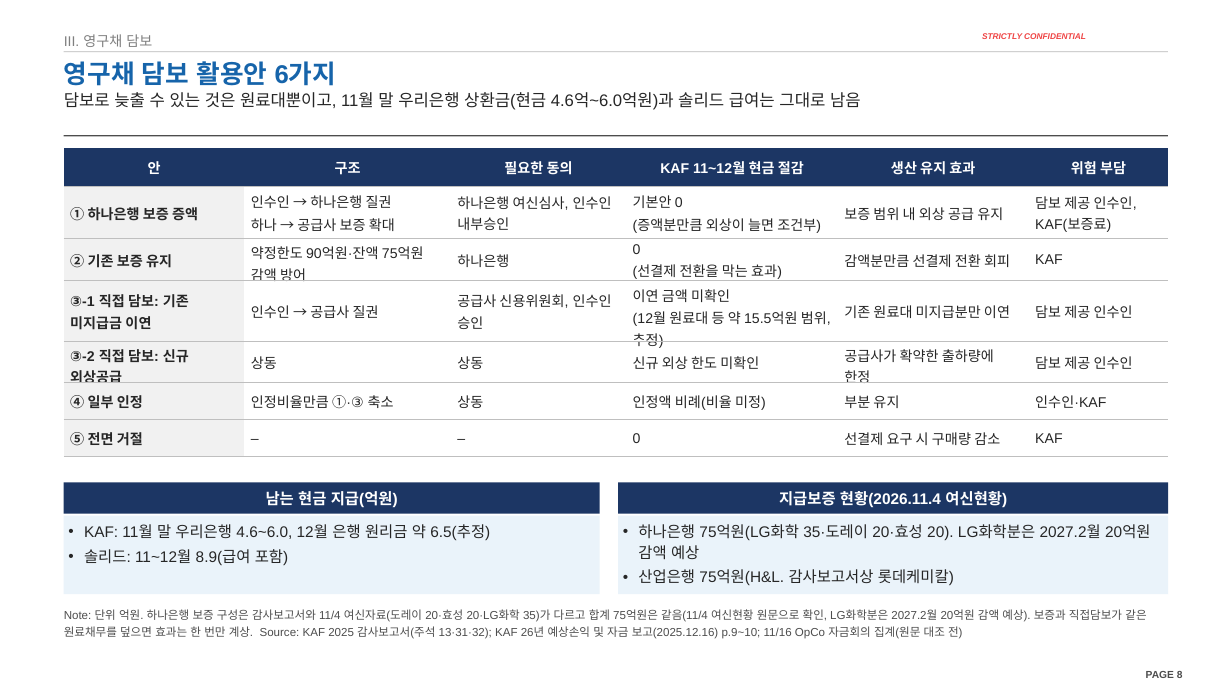
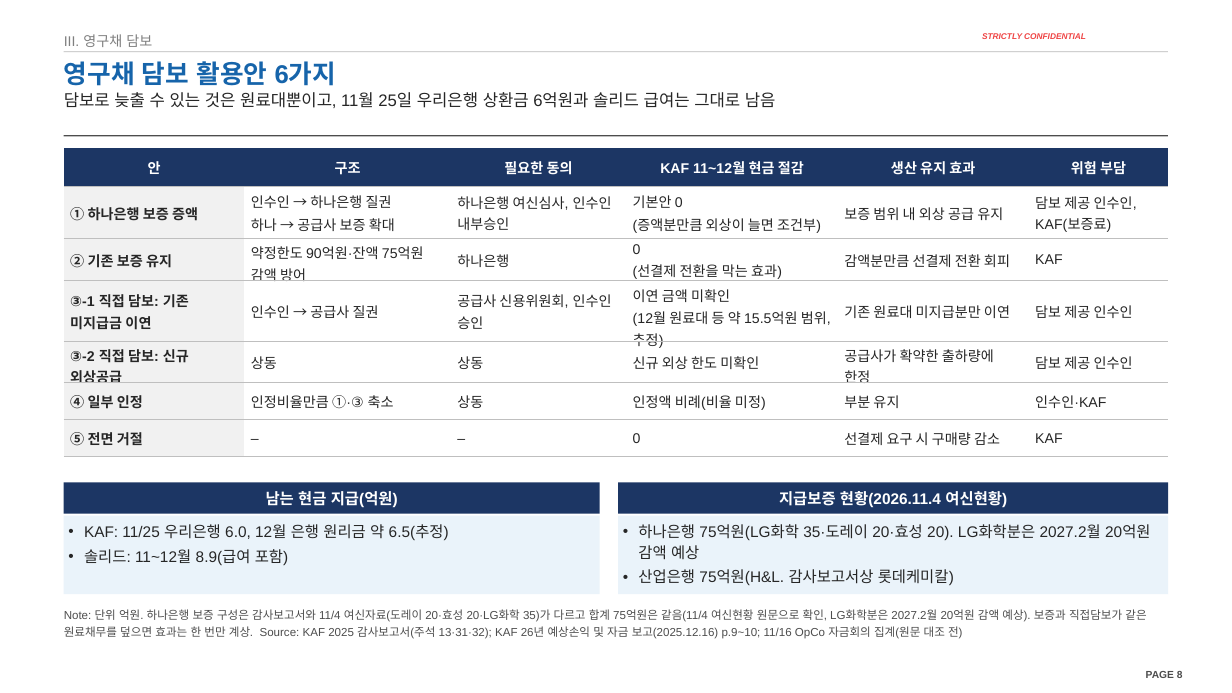
Before and after one commit to jogyesung/GS-Secretary, a slide deck: slide 8 of outputs/CIP_KAF_솔리드_자금조달차질_시나리오_20261118.pptx. Drawn at 1232x693 pixels with LibreOffice and Linux fonts; fonts in the diff are those of the drawing; background and template pictures are left out. Boxes give left, top, right and bottom in pixels: in the first picture for what was removed or moved away, otherwise in the second. Text is boxed around its words. In the diff, an @@ line names an element or a change of style, - is before the commit and + after.

```diff
--- a/outputs/CIP_KAF_솔리드_자금조달차질_시나리오_20261118.pptx
+++ b/outputs/CIP_KAF_솔리드_자금조달차질_시나리오_20261118.pptx
@@ text at [64, 92, 776, 108]: text changed @@
-담보로 늦출 수 있는 것은 원료대뿐이고, 11월 말 우리은행 상환금(현금 4.6억~6.0억원)과 솔리드 급여는 그대로 남음
+담보로 늦출 수 있는 것은 원료대뿐이고, 11월 25일 우리은행 상환금 6억원과 솔리드 급여는 그대로 남음
@@ text in rectangle at [84, 524, 449, 540]: text changed @@
-• KAF: 11월 말 우리은행 4.6~6.0, 12월 은행 원리금 약 6.5(추정)
+• KAF: 11/25 우리은행 6.0, 12월 은행 원리금 약 6.5(추정)
```
Also in this commit, not shown: 6 other slides changed, 1 other file.
